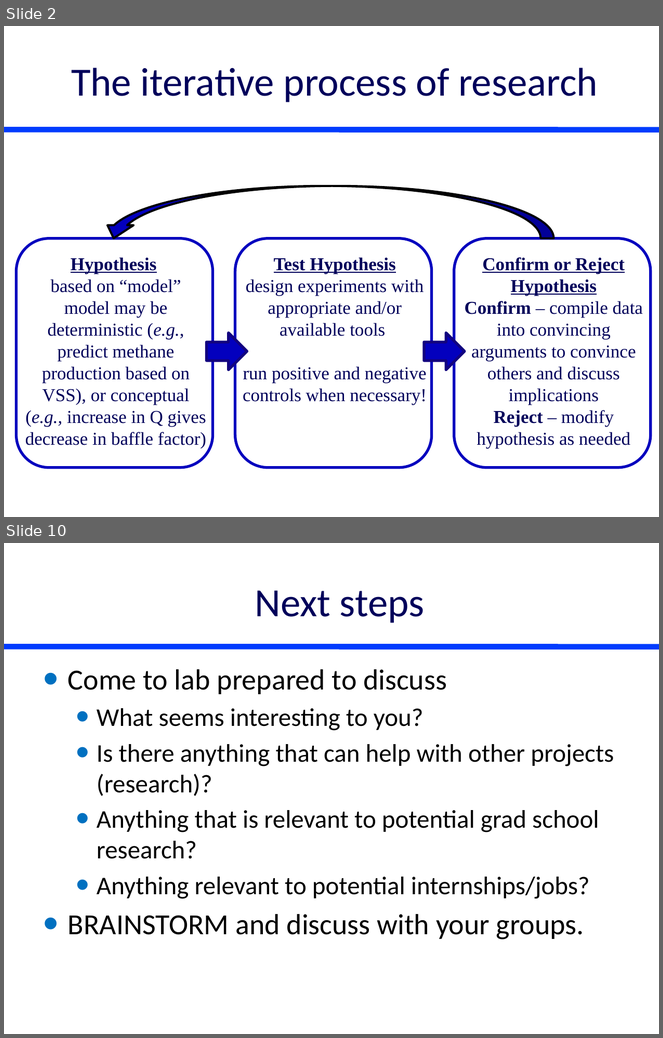
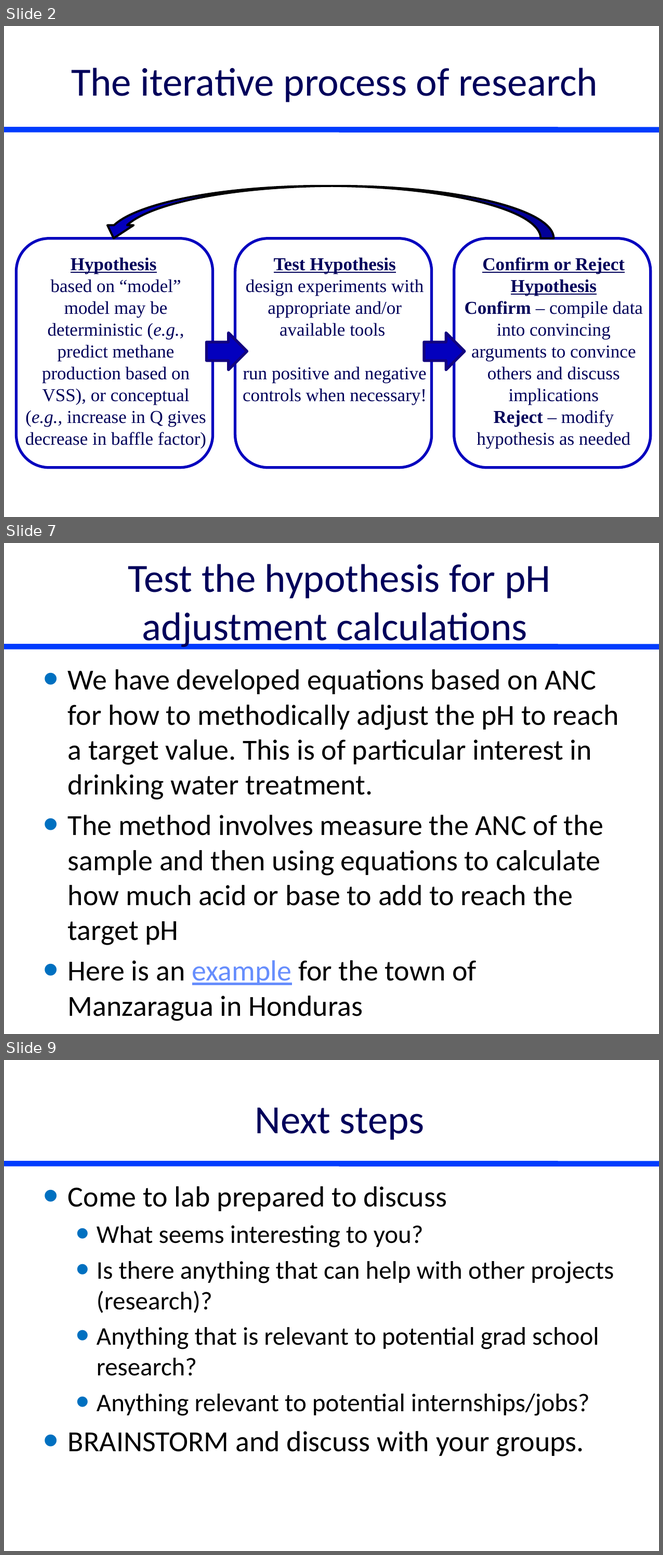
Before and after one commit to monroews/CEE4530, a slide deck: website/pptx/Project_Ideas.pptx. Shown one above the other, each under a label of ours: slides 2 and 10 before the commit, slides 2, 7 and 9 after it; the slides between them are not shown. The pictures are 663x1038 and 663x1555 pixels, drawn with LibreOffice and Linux fonts; fonts in the diff are those of the drawing. Boxes give left, top, right and bottom in pixels: in the first picture for what was removed or moved away, otherwise in the second. Text is boxed around its words. In the diff, an @@ line names an element or a change of style, - is before the commit and + after.

```diff
--- a/website/pptx/Project_Ideas.pptx
+++ b/website/pptx/Project_Ideas.pptx
@@ slide 7 added at (4, 543, 659, 1034), background #FFFFFF; not listed: 1 template element that a slide beside it also shows @@
@@ title added at (128, 564, 551, 650), 44 pt, text #00005A @@
+Test the hypothesis for pH adjustment calculations
@@ text added at (68, 669, 619, 986), 32 pt, text #000000 @@
+• We have developed equations based on ANC for how to methodically adjust the pH to reach a target value. This is of particular interest in drinking water treatment.
+• The method involves measure the ANC of the sample and then using equations to calculate how much acid or base to add to reach the target pH
+• Here is an example for the town of Manzaragua in Honduras
@@ what was slide 10 is now slide 9 @@
```
Also in this commit, not shown: 6 slides changed, 3 slides removed, 1 other file.
